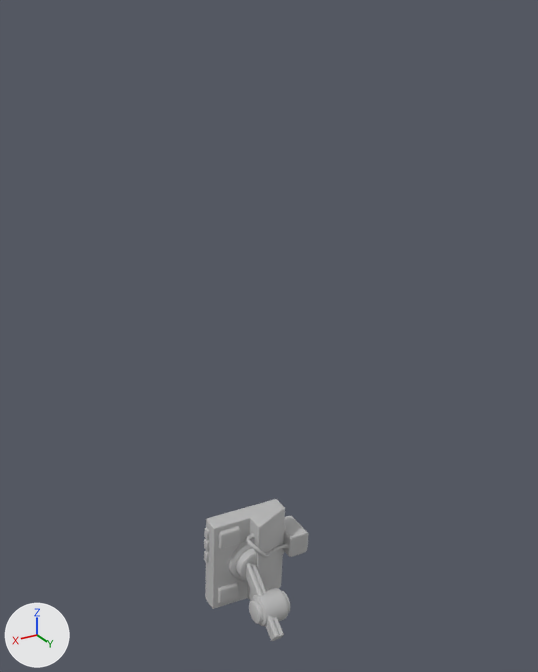
An edit to the FBX model Assets/Art/Meshes/RobotParts/sm_robot_part_head_02.fbx, drawn before and after from the same camera.
The view is the same before and after, from a 50 mm camera at (0.629, 1.156, 2.874) aimed at (-0.023, 0.069, 2.331). Every picture has the same lights, and +X, +Y and +Z are marked at lower left. Where no turn or scale is listed for an object, it has been applied to the vertices.

Names of what the first picture shows: 'head_02'.
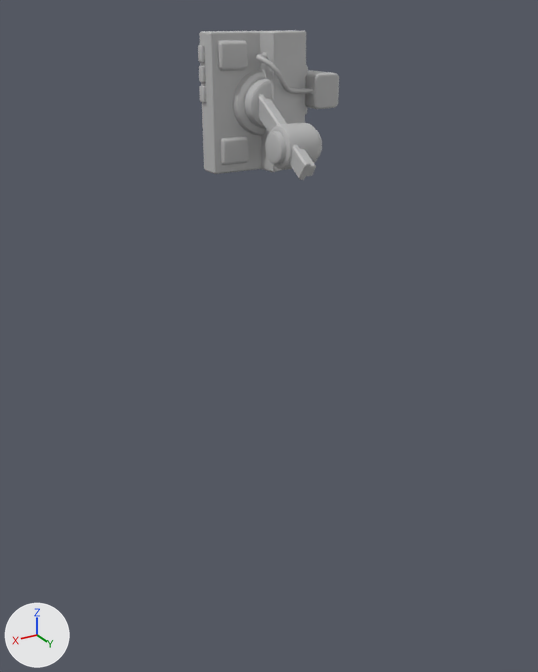
Where the change shows, as pixel boxes [x1, y1, x2, y2] in the pictures (538 x 672 px; the box of a moved part takes in the faces that stretch with it):
'head_02', reshaped, moved (34% wider): before [204, 499, 309, 641]; after [198, 30, 339, 180]
part 1 of me_mesh, moved or reshaped: before [249, 588, 290, 626]; after [265, 123, 322, 170]
part 2 of me_mesh, moved or reshaped: before [246, 563, 284, 641]; after [259, 94, 316, 180]
part 3 of me_mesh, moved or reshaped: before [283, 516, 309, 557]; after [305, 70, 339, 109]
part 4 of me_mesh, moved or reshaped: before [205, 499, 285, 609]; after [199, 30, 306, 174]
part 5 of me_mesh, moved or reshaped: before [246, 533, 288, 557]; after [256, 53, 313, 95]
part 6 of me_mesh, moved or reshaped: before [219, 526, 240, 549]; after [218, 40, 248, 71]
part 7 of me_mesh, moved or reshaped: before [218, 582, 239, 604]; after [221, 136, 249, 165]
part 8 of me_mesh, moved or reshaped: before [204, 551, 209, 563]; after [199, 86, 206, 103]
part 9 of me_mesh, moved or reshaped: before [204, 539, 209, 551]; after [199, 66, 206, 83]
part 10 of me_mesh, moved or reshaped: before [204, 527, 209, 540]; after [198, 45, 205, 62]
part 11 of me_mesh, moved or reshaped: before [229, 540, 257, 581]; after [233, 69, 272, 135]

What changed in the scene script:
```text
Change me_mesh:
    used by ob_head_02; location = (0.0, 0.099, 1.748)
    remove me_mesh.from_pydata(...)  # 1009 vertices, 964 faces; spans x -0.144..0.086, y -0.138..0.082, z -0.072..0.15
    add me_mesh.from_pydata(...)  # 1009 vertices, 964 faces; spans x -0.139..0.089, y -0.057..0.167, z 1.697..1.909
    me_mesh part 1: the loose piece of 282 vertices spanning x -0.037..0.042, y -0.02..0.049, z -0.047..0.02 is multiplied about its middle by the matrix ((0.998, -0.041, 0.053), (0.041, 1.0, 0.036), (-0.05, -0.028, 1.018)), then moved by (-0.004, 0.084, 1.762)
    me_mesh part 2: the loose piece of 48 vertices spanning x -0.003..0.029, y -0.083..0.082, z -0.051..0.066 is multiplied about its middle by the matrix ((1.008, -0.042, 0.046), (0.041, 1.009, 0.02), (-0.047, -0.018, 1.009)), then moved by (-0.002, 0.085, 1.761)
    me_mesh part 3: the loose piece of 72 vertices spanning x -0.144..-0.09, y -0.131..-0.055, z 0.02..0.077 is multiplied about its middle by the matrix ((0.997, -0.036, 0.047), (0.036, 0.998, -0.001), (-0.047, 0.003, 0.998)), then moved by (0.003, 0.08, 1.768)
    me_mesh part 4: the loose piece of 66 vertices spanning x -0.097..0.086, y -0.127..-0.045, z -0.072..0.15 is multiplied about its middle by the matrix ((0.998, -0.037, 0.047), (0.037, 0.989, 0.007), (-0.048, -0.003, 0.987)), then moved by (0.003, 0.083, 1.764)
    me_mesh part 5: the loose piece of 184 vertices spanning x -0.092..0.015, y -0.075..-0.033, z 0.045..0.116 is multiplied about its middle by the matrix ((0.997, -0.034, 0.049), (0.035, 0.998, -0.001), (-0.049, 0.002, 0.998)), then moved by (0.003, 0.083, 1.765)
    me_mesh part 6: the loose piece of 36 vertices spanning x 0.018..0.067, y -0.087..-0.076, z 0.092..0.137 is multiplied about its middle by the matrix ((0.998, -0.036, 0.048), (0.036, 0.999, -0.001), (-0.048, 0.003, 0.999)), then moved by (0.006, 0.086, 1.761)
    me_mesh part 7: the loose piece of 36 vertices spanning x 0.024..0.074, y -0.088..-0.076, z -0.054..-0.007 is multiplied about its middle by the matrix ((0.991, -0.044, 0.059), (0.042, 0.992, 0.036), (-0.06, -0.034, 0.992)), then moved by (-0.001, 0.086, 1.763)
    me_mesh part 8: the loose piece of 20 vertices spanning x 0.079..0.086, y -0.123..-0.109, z 0.047..0.071 is moved by (0.004, 0.088, 1.759)
    me_mesh part 9: the loose piece of 20 vertices spanning x 0.077..0.084, y -0.123..-0.108, z 0.077..0.101 is moved by (0.006, 0.087, 1.759)
    me_mesh part 10: the loose piece of 20 vertices spanning x 0.076..0.083, y -0.123..-0.108, z 0.106..0.13 is moved by (0.007, 0.087, 1.759)
    me_mesh part 11: 78 of 1009 vertices moved; they spanned x -0.007..0.046, y -0.087..-0.051, z -0.014..0.091 and now span x -0.002..0.049, y 0.0..0.033, z 1.752..1.854; mean shift (0.002, 0.086, 1.763); largest move (-0.002, -0.084, -0.014) -> (-0.002, 0.0, 1.752)
Change ob_head_02:
    ob_head_02.location: (0.0, 0.099, 1.748) -> (0.002, 0.081, 0.943)
```
